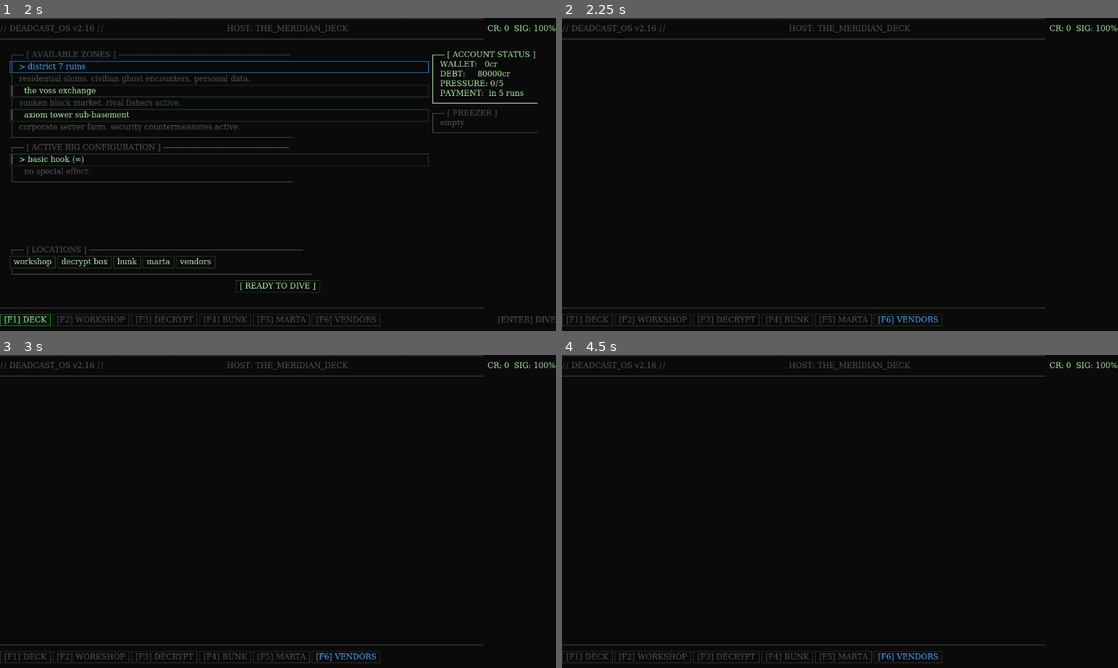
Above: before the commit, frames 1-4 (two rows, left to right).
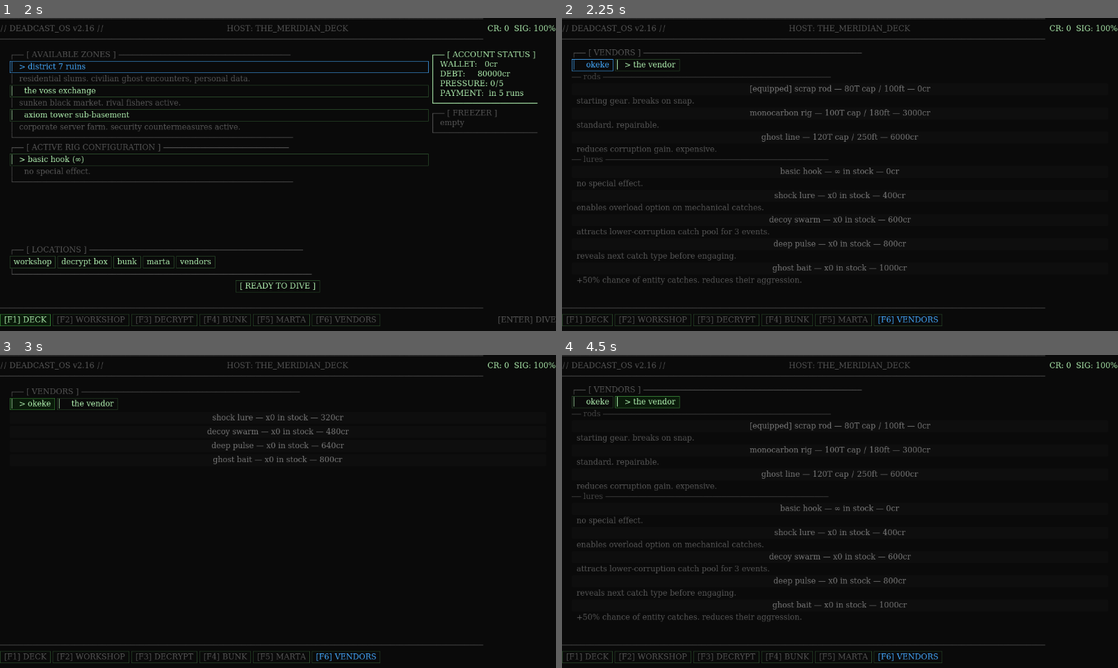
Above: after the commit, the same moments.

Repository: Teeohbee/deadcast
Game: Godot game, scene res://scenes/AppShell.tscn
The game is run twice, just before and just after one commit, with the same random seed, the same clock (stepped at 60 frames per second) and the same inputs.
Inputs (mouse positions are in pixels of both pictures, inside the frame that each line leads up to):
- Up to frame 1 (2 s): click "marta" at 0.5 s; click "[F1] DECK" at 1.25 s
- Up to frame 2 (2.25 s): click "vendors" at 2 s
- Up to frame 3 (3 s): click (27, 401) at 2.75 s, where only the run after the commit has a clickable "│ okeke"
- Up to frame 4 (4.5 s): click (595, 405) at 3.5 s, where only the run after the commit has a clickable "│ > okeke"; click (650, 405) at 4.25 s, where only the run after the commit has a clickable "│ the vendor"

Frame 1 is identical in both runs. In frame 2, 3.5% of the frame differs, in the area x 1-67%, y 10-86%; in frame 3, 1.1%; in frame 4, 3.5%.

Commit message:
feat: VendorsLayout combines Okeke and VendorShop into single tab

Diff:
--- /dev/null
+++ b/scenes/barge_hub/VendorsLayout.gd
@@ -0,0 +1,165 @@
+# scenes/barge_hub/VendorsLayout.gd
+extends Control
+
+const OKEKE_DISCOUNT: float = 0.8
+const ROD_PATHS: Array[String] = [
+	"res://resources/rods/scrap_rod.tres",
+	"res://resources/rods/monocarbon_rig.tres",
+	"res://resources/rods/ghost_line.tres",
+]
+const LURE_PATHS: Array[String] = [
+	"res://resources/lures/basic_hook.tres",
+	"res://resources/lures/shock_lure.tres",
+	"res://resources/lures/decoy_swarm.tres",
+	"res://resources/lures/deep_pulse.tres",
+	"res://resources/lures/ghost_bait.tres",
+]
+const OKEKE_LURE_PATHS: Array[String] = [
+	"res://resources/lures/shock_lure.tres",
+	"res://resources/lures/decoy_swarm.tres",
+	"res://resources/lures/deep_pulse.tres",
+	"res://resources/lures/ghost_bait.tres",
+]
+
+@onready var header_label: Label = $VBoxContainer/HeaderLabel
+@onready var okeke_btn: Button = $VBoxContainer/VendorButtons/OkekeBtn
+@onready var vendor_btn: Button = $VBoxContainer/VendorButtons/VendorBtn
+@onready var stock_container: VBoxContainer = $VBoxContainer/StockContainer
+@onready var message_label: Label = $VBoxContainer/MessageLabel
+
+var _active: String = "vendor"
+
+func _ready() -> void:
+	self.theme = UIStyle.get_theme()
+	UIStyle.apply_label(header_label, UIStyle.COL_DIM)
+	UIStyle.apply_label(message_label, UIStyle.COL_DIM)
+
+	for btn in [okeke_btn, vendor_btn]:
+		btn.focus_mode = Control.FOCUS_ALL
+		btn.alignment = HORIZONTAL_ALIGNMENT_LEFT
+		UIStyle.apply_button(btn)
+		for st: String in ["normal", "hover", "focus", "pressed"]:
+			(btn.get_theme_stylebox(st) as StyleBoxFlat).content_margin_left = 0
+
+	okeke_btn.pressed.connect(func(): _select("okeke"))
+	vendor_btn.pressed.connect(func(): _select("vendor"))
+
+	_refresh_vendor_tabs()
+	_build_stock()
+	okeke_btn.grab_focus()
+
+func _select(vendor: String) -> void:
+	_active = vendor
+	message_label.text = ""
+	_refresh_vendor_tabs()
+	_build_stock()
+
+func _refresh_vendor_tabs() -> void:
+	okeke_btn.text = "│  > okeke" if _active == "okeke" else "│    okeke"
+	vendor_btn.text = "│  > the vendor" if _active == "vendor" else "│    the vendor"
+
+func _build_stock() -> void:
+	for child in stock_container.get_children():
+		child.queue_free()
+	await get_tree().process_frame
+
+	if _active == "okeke":
+		_build_okeke_stock()
+	else:
+		_build_vendor_stock()
+
+func _build_okeke_stock() -> void:
+	if GameState.pressure_level >= 3:
+		var msg := Label.new()
+		msg.text = "\"marta's people came by. i can't help you right now. sorry.\"\n— okeke"
+		UIStyle.apply_label(msg, UIStyle.COL_DEBT)
+		stock_container.add_child(msg)
+		return
+
+	for path in OKEKE_LURE_PATHS:
+		var lure: LureData = load(path)
+		var price := int(lure.purchase_cost * OKEKE_DISCOUNT)
+		var qty: int = GameState.lure_inventory.get(GameState.get_lure_id(lure), 0)
+		var btn := _make_stock_btn(
+			"%s — x%d in stock — %dcr" % [lure.lure_name.to_lower(), qty, price],
+			GameState.credits < price)
+		var lure_ref := lure
+		btn.pressed.connect(func(): _buy_lure(lure_ref, price))
+		stock_container.add_child(btn)
+
+func _build_vendor_stock() -> void:
+	var multiplier := GameState.get_vendor_price_multiplier()
+	if multiplier > 1.0:
+		var warn := Label.new()
+		warn.text = "pressure surcharge: prices +20%"
+		UIStyle.apply_label(warn, UIStyle.COL_WARNING)
+		stock_container.add_child(warn)
+
+	_add_stock_header("── rods ─────────────────────────────────────────────────")
+	for path in ROD_PATHS:
+		var rod: RodData = load(path)
+		var price := int(rod.purchase_cost * multiplier)
+		var equipped := GameState.current_rod and GameState.current_rod.rod_name == rod.rod_name
+		var label := "%s%s — %dT cap / %dft — %dcr" % [
+			"[equipped] " if equipped else "", rod.rod_name.to_lower(),
+			rod.tension_cap, rod.max_depth, price]
+		var btn := _make_stock_btn(label, equipped or price == 0 or GameState.credits < price)
+		var rod_ref := rod
+		btn.pressed.connect(func(): _buy_rod(rod_ref, price))
+		stock_container.add_child(btn)
+		if rod.description != "":
+			_add_dim_label("  " + rod.description.to_lower())
+
+	_add_stock_header("── lures ────────────────────────────────────────────────")
+	for path in LURE_PATHS:
+		var lure: LureData = load(path)
+		var price := int(lure.purchase_cost * multiplier)
+		var qty: int = GameState.lure_inventory.get(GameState.get_lure_id(lure), 0)
+		var stock_str := "∞" if qty == GameState.INFINITE_STOCK else "x%d" % qty
+		var btn := _make_stock_btn(
+			"%s — %s in stock — %dcr" % [lure.lure_name.to_lower(), stock_str, price],
+			price == 0 or GameState.credits < price)
+		var lure_ref := lure
+		btn.pressed.connect(func(): _buy_lure(lure_ref, price))
+		stock_container.add_child(btn)
+		if lure.description != "":
+			_add_dim_label("  " + lure.description.to_lower())
+
+func _make_stock_btn(text: String, disabled: bool) -> Button:
+	var btn := Button.new()
+	btn.focus_mode = Control.FOCUS_ALL
+	btn.text = text
+	btn.disabled = disabled
+	UIStyle.apply_button(btn)
+	return btn
+
+func _add_stock_header(text: String) -> void:
+	var lbl := Label.new()
+	lbl.text = text
+	UIStyle.apply_label(lbl, UIStyle.COL_SEP)
+	stock_container.add_child(lbl)
+
+func _add_dim_label(text: String) -> void:
+	var lbl := Label.new()
+	lbl.text = text
+	UIStyle.apply_label(lbl, UIStyle.COL_DIM)
+	stock_container.add_child(lbl)
+
+func _buy_rod(rod: RodData, price: int) -> void:
+	if GameState.spend_credits(price):
+		GameState.equip_rod(rod)
+		GameState.save()
+		message_label.text = "%s equipped." % rod.rod_name.to_lower()
+		_build_stock()
+	else:
+		message_label.text = "not enough credits."
+
+func _buy_lure(lure: LureData, price: int) -> void:
+	if GameState.spend_credits(price):
+		var lure_id := GameState.get_lure_id(lure)
+		GameState.lure_inventory[lure_id] = GameState.lure_inventory.get(lure_id, 0) + 1
+		GameState.save()
+		message_label.text = "%s purchased." % lure.lure_name.to_lower()
+		_build_stock()
+	else:
+		message_label.text = "not enough credits."
--- a/scenes/barge_hub/VendorsLayout.tscn
+++ b/scenes/barge_hub/VendorsLayout.tscn
@@ -1,3 +1,36 @@
-[gd_scene format=3]
+[gd_scene load_steps=2 format=3]
+
+[ext_resource type="Script" path="res://scenes/barge_hub/VendorsLayout.gd" id="1_vl"]
 
 [node name="VendorsLayout" type="Control"]
+script = ExtResource("1_vl")
+layout_mode = 3
+anchors_preset = 15
+anchor_right = 1.0
+anchor_bottom = 1.0
+
+[node name="VBoxContainer" type="VBoxContainer" parent="."]
+layout_mode = 1
+anchors_preset = 15
+anchor_right = 1.0
+anchor_bottom = 1.0
+offset_left = 20.0
+offset_top = 20.0
+offset_right = -20.0
+offset_bottom = -20.0
+
+[node name="HeaderLabel" type="Label" parent="VBoxContainer"]
+text = "┌── [ VENDORS ] ───────────────────────────────────────────────"
+
+[node name="VendorButtons" type="HBoxContainer" parent="VBoxContainer"]
+
+[node name="OkekeBtn" type="Button" parent="VBoxContainer/VendorButtons"]
+text = ""
+
+[node name="VendorBtn" type="Button" parent="VBoxContainer/VendorButtons"]
+text = ""
+
+[node name="StockContainer" type="VBoxContainer" parent="VBoxContainer"]
+
+[node name="MessageLabel" type="Label" parent="VBoxContainer"]
+text = ""
